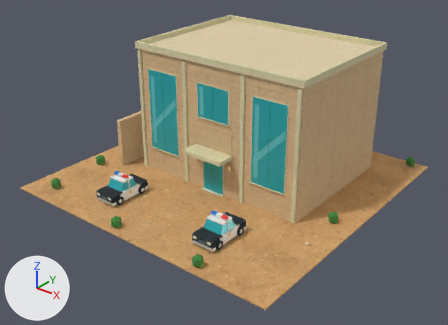
The glTF model game/assets/desert-dreams-3d/210-blender.glb as it was, and as the next commit left it.
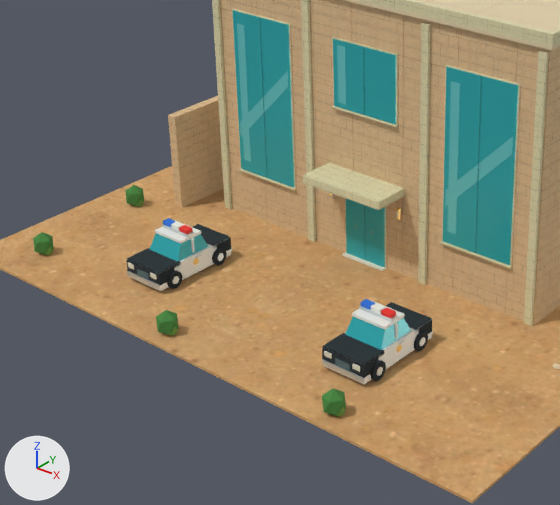
Old and new are each drawn whole from a 50 mm camera at (55.2, -70.8, 46.3) aimed at (1.1, -3.1, 4.3) and again close up on the part from 8% to 69% of the width and 20% to 96% of the height. The lights are fixed; the arrows at lower left show +X, +Y and +Z. The first two pictures are the older version. Objects named as collision shapes, trigger or cutter boxes, shadow casters or lower levels of detail are left out. Vertices at exactly the same position are counted once.

The first close-up shows 'sandstone-police-station-two-patrol-cars blue', 'sandstone-police-station-two-patrol-cars chrome', 'sandstone-police-station-two-patrol-cars cream.001 • stucco', 'sandstone-police-station-two-patrol-cars foliage.001', 'sandstone-police-station-two-patrol-cars glass.001', 'sandstone-police-station-two-patrol-cars glass_light.001', 'sandstone-police-station-two-patrol-cars mortar', 'sandstone-police-station-two-patrol-cars paint_white', 'sandstone-police-station-two-patrol-cars red_light', 'sandstone-police-station-two-patrol-cars roof.001 • stucco', 'sandstone-police-station-two-patrol-cars rubber', 'sandstone-police-station-two-patrol-cars sand • desert-sand', 'sandstone-police-station-two-patrol-cars steel', 'sandstone-police-station-two-patrol-cars stone • limestone', 'sandstone-police-station-two-patrol-cars stone_light • limestone' and 4 more.
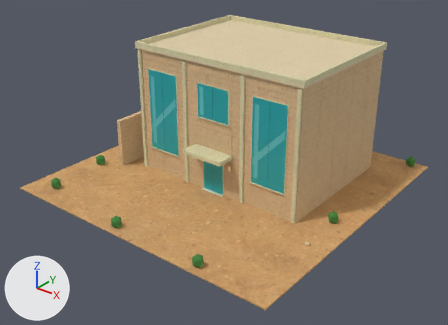
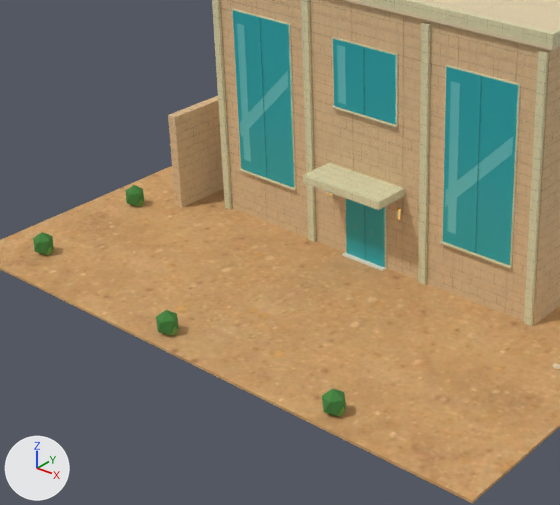
Changed parts and their boxes (x1, y1, x2, y2) in the close-ups (560 x 505 px):
'sandstone-police-station-two-patrol-cars glass.001', reshaped (22% narrower, 24% shorter): before (150, 10, 518, 350); after (233, 10, 518, 267)
'sandstone-police-station-two-patrol-cars rubber', deleted: before (126, 224, 432, 381)
'sandstone-police-station-two-patrol-cars paint_white', deleted: before (129, 220, 432, 384)
'sandstone-police-station-two-patrol-cars chrome', deleted: before (127, 224, 433, 382)
'sandstone-police-station-two-patrol-cars cream.001 • stucco', reshaped: before (128, 192, 398, 372); after (327, 192, 398, 271)
'sandstone-police-station-two-patrol-cars red_light', deleted: before (179, 225, 396, 318)
'sandstone-police-station-two-patrol-cars steel', deleted: before (137, 269, 350, 371)
'sandstone-police-station-two-patrol-cars blue', deleted: before (163, 218, 375, 310)
part 1 of me_entry_threshold, deleted: before (352, 363, 360, 372)
part 2 of me_entry_threshold, deleted: before (324, 351, 332, 359)
part 3 of me_recessed_opening, deleted (cyan): before (150, 233, 208, 261)
part 4 of me_recessed_opening, deleted (cyan): before (345, 317, 411, 350)

Patch to the scene script:
```diff
--- a/game/assets/desert-dreams-3d/210-blender.glb.py
+++ b/game/assets/desert-dreams-3d/210-blender.glb.py
@@ me_entry_threshold @@
 # used by ob_sandstone_police_station_two_patrol_cars_cream_001___stucco; location = (0.0, 0.0, 0.0)
-me_entry_threshold.from_pydata(...)  # 64 vertices, 96 faces; spans x -10.5..11.5, y -18.9..18.1, z 0.2..5.6
+me_entry_threshold.from_pydata(...)  # 32 vertices, 48 faces; spans x -2.4..4.4, y -6.1..18.1, z 0.2..5.6
+# me_entry_threshold part 1: the loose piece of 8 vertices spanning x 10.9..11.5, y -18.9..-18.8, z 1.4..1.8 is deleted
+# me_entry_threshold part 2: the loose piece of 8 vertices spanning x 8.5..9.1, y -18.9..-18.8, z 1.4..1.8 is deleted
+# other edits to the shape of me_entry_threshold do not show in these pictures
 me_entry_threshold.materials.append(mat_cream_001___stucco)
@@ me_recessed_opening @@
 # used by ob_sandstone_police_station_two_patrol_cars_glass_001; location = (0.0, 0.0, 0.0)
-me_recessed_opening.from_pydata(...)  # 72 vertices, 108 faces; spans x -11.9..13.9, y -16.8..17.7, z 0.3..17.4
+me_recessed_opening.from_pydata(...)  # 56 vertices, 84 faces; spans x -11.9..13.9, y -5.7..17.7, z 0.3..17.4
+# me_recessed_opening part 3: the loose piece of 8 vertices spanning x -10.5..-7.5, y -16.8..-13.7, z 2.0..3.2 is deleted
+# me_recessed_opening part 4: the loose piece of 8 vertices spanning x 8.5..11.5, y -16.8..-13.7, z 2.0..3.2 is deleted
 me_recessed_opening.materials.append(mat_glass_001)
@@ ob_sandstone_police_station_two_patrol_cars_blue @@
-ob_sandstone_police_station_two_patrol_cars_blue = bpy.data.objects.new('sandstone-police-station-two-patrol-cars blue', me_police_roof_beacon)
-ob_sandstone_police_station_two_patrol_cars_blue.location = (0.0, 0.0, 0.0)
@@ ob_sandstone_police_station_two_patrol_cars_chrome @@
-ob_sandstone_police_station_two_patrol_cars_chrome = bpy.data.objects.new('sandstone-police-station-two-patrol-cars chrome', me_cylinder_002)
-ob_sandstone_police_station_two_patrol_cars_chrome.location = (0.0, 0.0, 0.0)
@@ ob_sandstone_police_station_two_patrol_cars_paint_white @@
-ob_sandstone_police_station_two_patrol_cars_paint_white = bpy.data.objects.new('sandstone-police-station-two-patrol-cars paint_white', me_police_car_white_chassis)
-ob_sandstone_police_station_two_patrol_cars_paint_white.location = (0.0, 0.0, 0.0)
@@ ob_sandstone_police_station_two_patrol_cars_red_light @@
-ob_sandstone_police_station_two_patrol_cars_red_light = bpy.data.objects.new('sandstone-police-station-two-patrol-cars red_light', me_police_roof_beacon_002)
-ob_sandstone_police_station_two_patrol_cars_red_light.location = (0.0, 0.0, 0.0)
@@ ob_sandstone_police_station_two_patrol_cars_rubber @@
-ob_sandstone_police_station_two_patrol_cars_rubber = bpy.data.objects.new('sandstone-police-station-two-patrol-cars rubber', me_police_car_black_hood_and_trunk)
-ob_sandstone_police_station_two_patrol_cars_rubber.location = (0.0, 0.0, 0.0)
@@ ob_sandstone_police_station_two_patrol_cars_steel @@
-ob_sandstone_police_station_two_patrol_cars_steel = bpy.data.objects.new('sandstone-police-station-two-patrol-cars steel', me_police_grille)
-ob_sandstone_police_station_two_patrol_cars_steel.location = (0.0, 0.0, 0.0)
```
